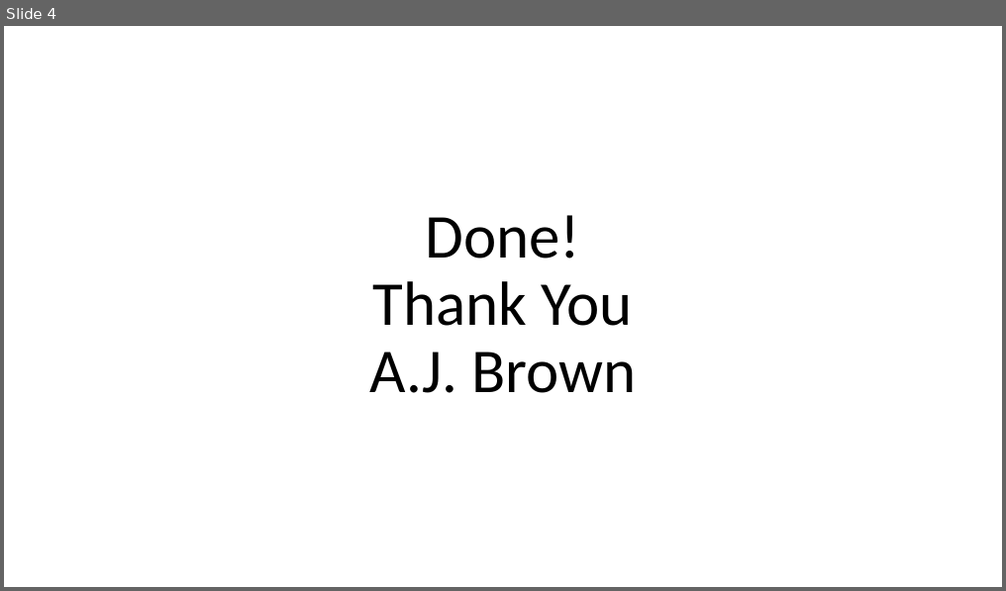
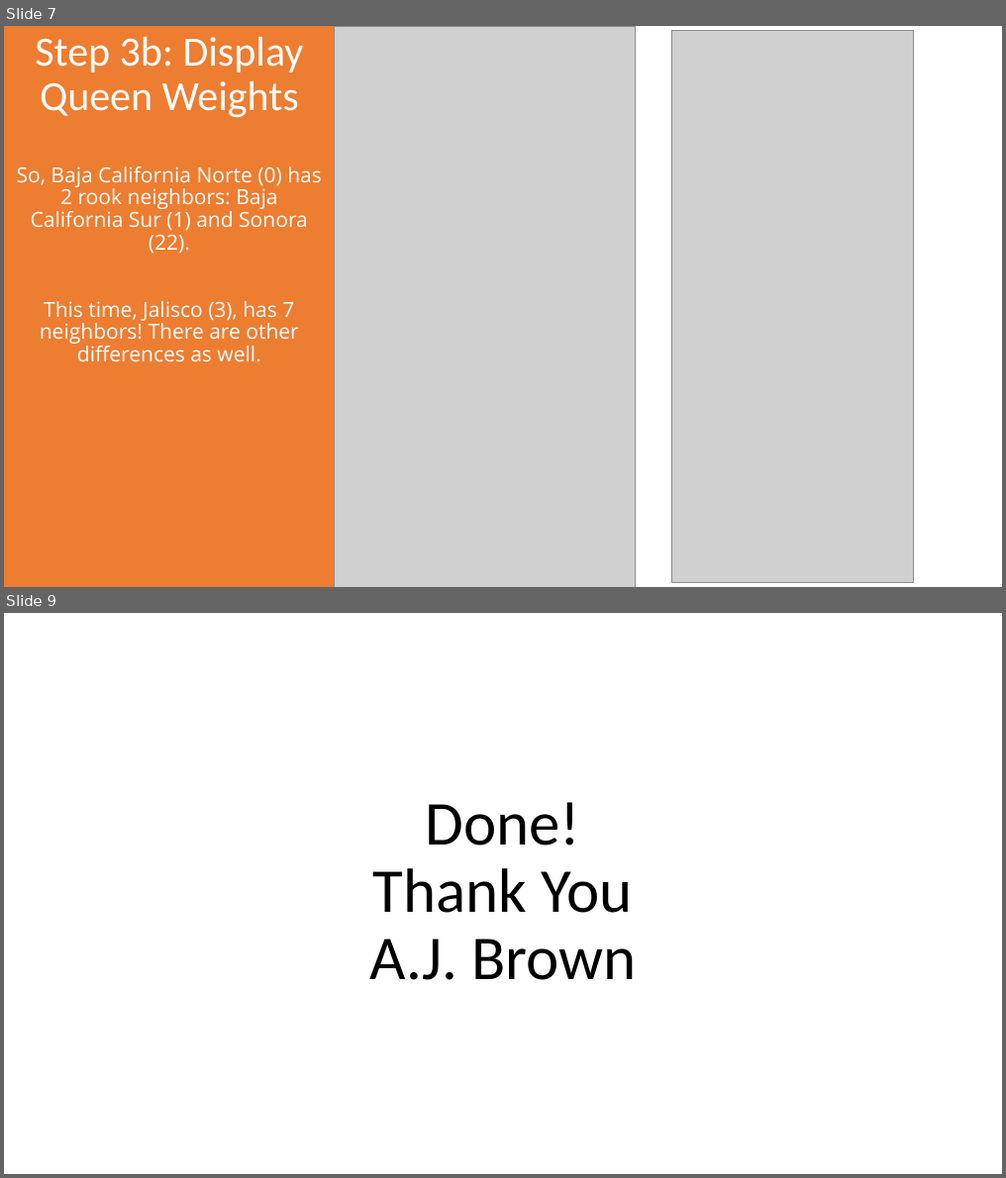
Before and after one commit to ansleybrown1337/WR514-GIS-Exercises, a slide deck: Exercise-7/Exercise-7_AJB.pptx. Shown one above the other, each under a label of ours: slide 4 before the commit, slides 7 and 9 after it; the slides between them are not shown. The pictures are 1006x591 and 1006x1178 pixels, drawn with LibreOffice and Linux fonts; fonts in the diff are those of the drawing; grey boxes stand for pictures. Boxes give left, top, right and bottom in pixels: in the first picture for what was removed or moved away, otherwise in the second. Text is boxed around its words. In the diff, an @@ line names an element or a change of style, - is before the commit and + after.

```diff
--- a/Exercise-7/Exercise-7_AJB.pptx
+++ b/Exercise-7/Exercise-7_AJB.pptx
@@ slide 7 added at (x1=4, y1=26, x2=1002, y2=587), background #FFFFFF @@
@@ rectangle added at (x1=4, y1=26, x2=335, y2=587), fill gradient #000000 to #2F5597 @@
@@ title added at (x1=4, y1=26, x2=335, y2=587), fill #ED7D31, 20 pt, text #FFFFFF @@
+Step 3b: Display Queen Weights
+So, Baja California Norte (0) has 2 rook neighbors: Baja California Sur (1) and Sonora (22).
+This time, Jalisco (3), has 7 neighbors! There are other differences as well.
@@ rectangle added at (x1=42, y1=26, x2=335, y2=587), fill gradient #000000 to #5B9BD5 @@
@@ picture added at (x1=335, y1=26, x2=636, y2=587) @@
@@ picture added at (x1=671, y1=31, x2=913, y2=583) @@
@@ rectangle added at (x1=4, y1=231, x2=335, y2=587), fill gradient #4472C4 to #203864 @@
@@ what was slide 4 is now slide 9 @@
```
Also in this commit, not shown: 2 slides changed, 5 other slides added, 1 slide removed, 17 other files.
